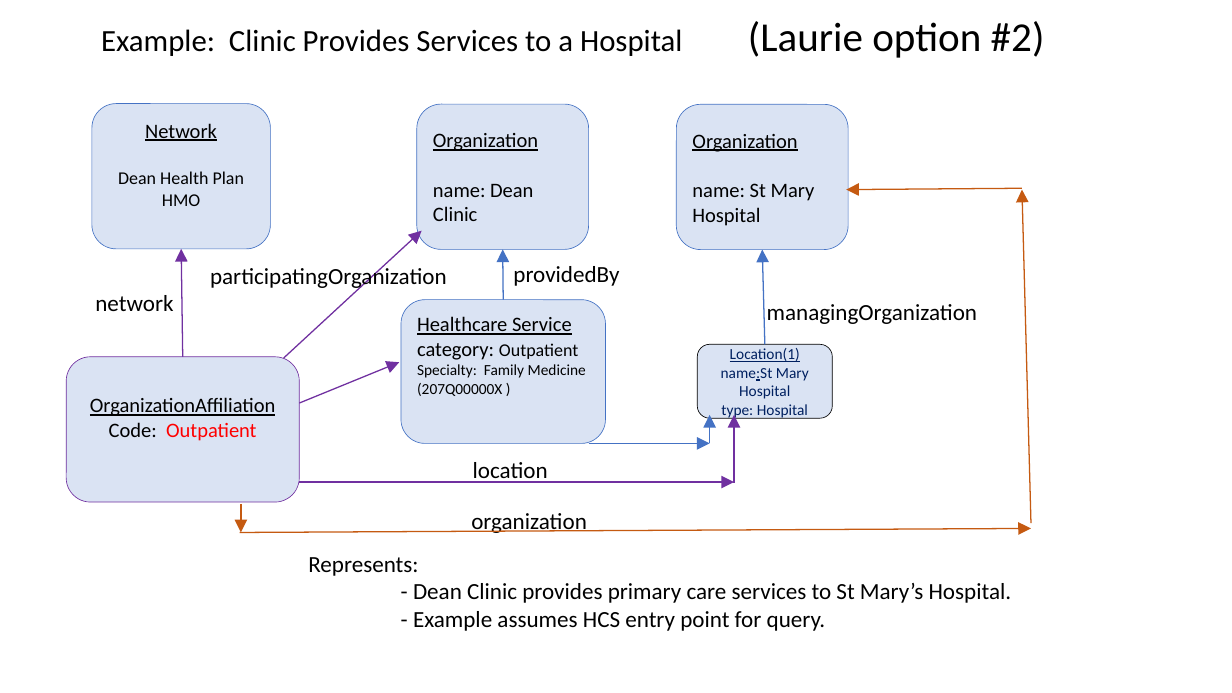
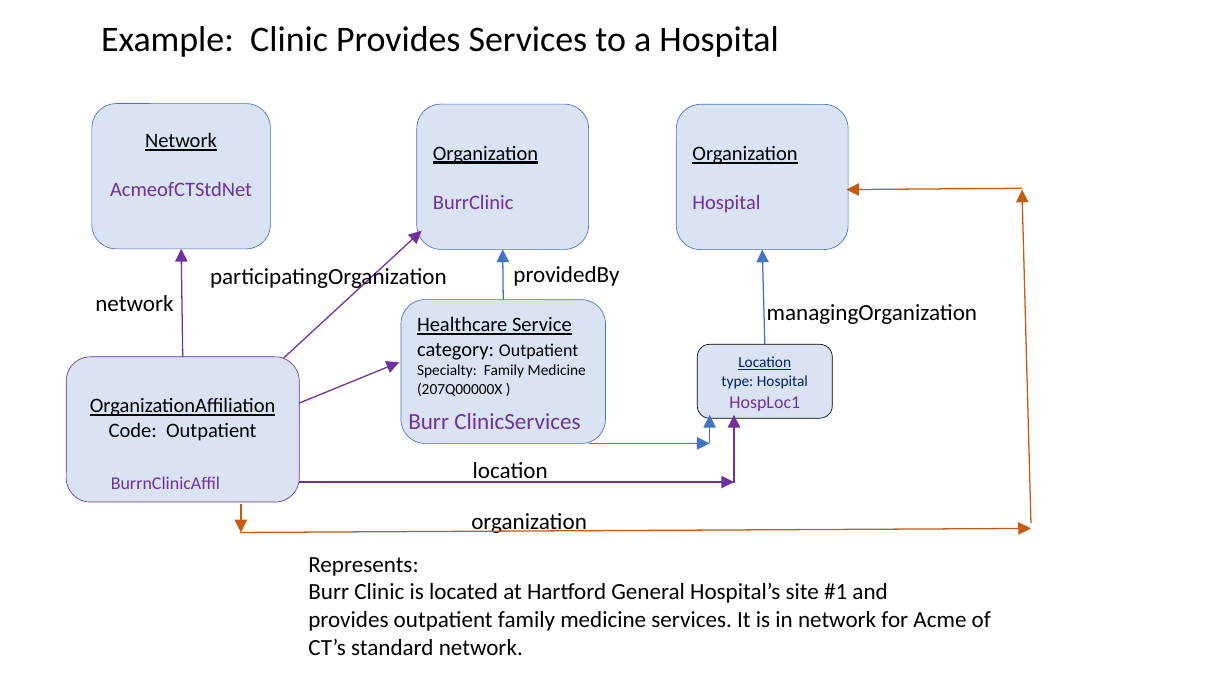
Before and after one commit to HL7/davinci-pdex-plan-net, a slide deck: slide 5 of fsh/ig-data/input/images/patterns.pptx (slide 4 before the commit). Drawn at 1232x693 pixels with LibreOffice and Linux fonts; fonts in the diff are those of the drawing. Boxes give left, top, right and bottom in pixels: in the first picture for what was removed or moved away, otherwise in the second. Text is boxed around its words. In the diff, an @@ line names an element or a change of style, - is before the commit and + after.

Commit message:
changed the names of the instances and aligned the pattern.pptx with the examples

```diff
--- a/fsh/ig-data/input/images/patterns.pptx
+++ b/fsh/ig-data/input/images/patterns.pptx
@@ title at [101, 26, 778, 57]: text changed; size 24 to 28 pt @@
-Example: Clinic Provides Services to a Hospital (Laurie option #2)
+Example: Clinic Provides Services to a Hospital
@@ text in rounded rectangle at [433, 146, 538, 209]: text changed @@
-Organization
-name: Dean Clinic
+Organization
+BurrClinic
@@ text in rounded rectangle at [692, 146, 797, 213]: text changed @@
-Organization
-name: St Mary Hospital
+Organization
+Hospital
@@ text in rounded rectangle at [110, 181, 252, 196]: text changed; size 14 to 16 pt; text colour #000000 to #7030A0 @@
-Dean Health Plan HMO
+AcmeofCTStdNet
@@ rounded rectangle "Location type: Hospital" at [698, 345, 833, 419]: vertical alignment middle to top @@
@@ text in rounded rectangle at [721, 356, 808, 389]: text changed @@
-Location(1)
-name:St Mary Hospital
-type: Hospital
+Location
+type: Hospital
@@ text added at [408, 413, 580, 429], 18 pt, text #7030A0 @@
+Burr ClinicServices
@@ text added at [729, 396, 800, 411], 14 pt, text #7030A0 @@
+HospLoc1
@@ text in rounded rectangle at [109, 422, 256, 441]: text colour #FF0000 to #000000 in "Outpatient" @@
@@ text added at [111, 476, 220, 489], 14 pt, text #7030A0 @@
+BurrnClinicAffil
@@ text at [308, 583, 991, 655]: text changed @@
-- Dean Clinic provides primary care services to St Mary’s Hospital.
-- Example assumes HCS entry point for query.
+Burr Clinic is located at Hartford General Hospital’s site #1 and
+provides outpatient family medicine services. It is in network for Acme of
+CT’s standard network.
```
Also in this commit, not shown: 13 other slides changed, 1 slide added, 7 other files.
